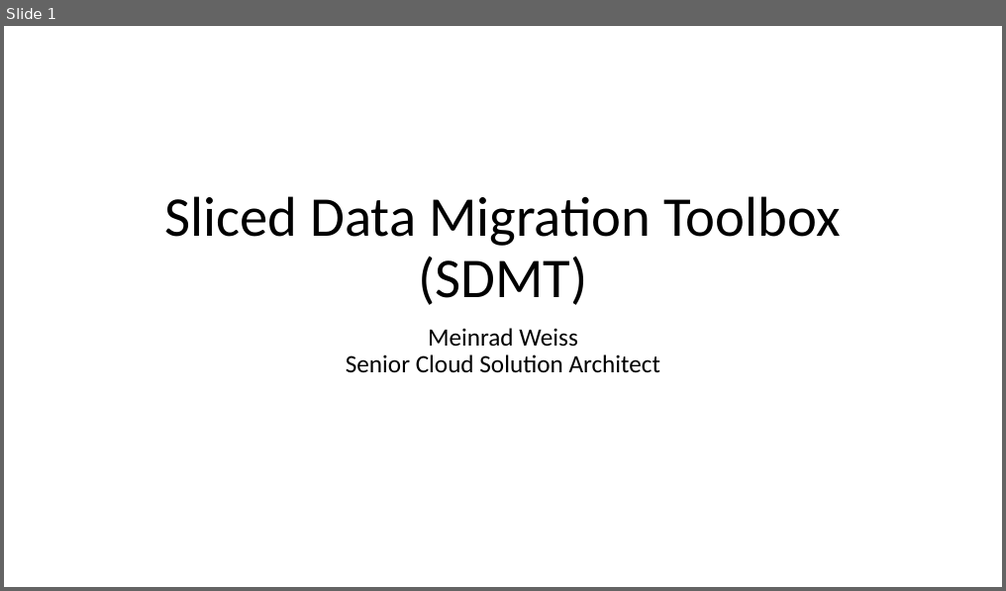
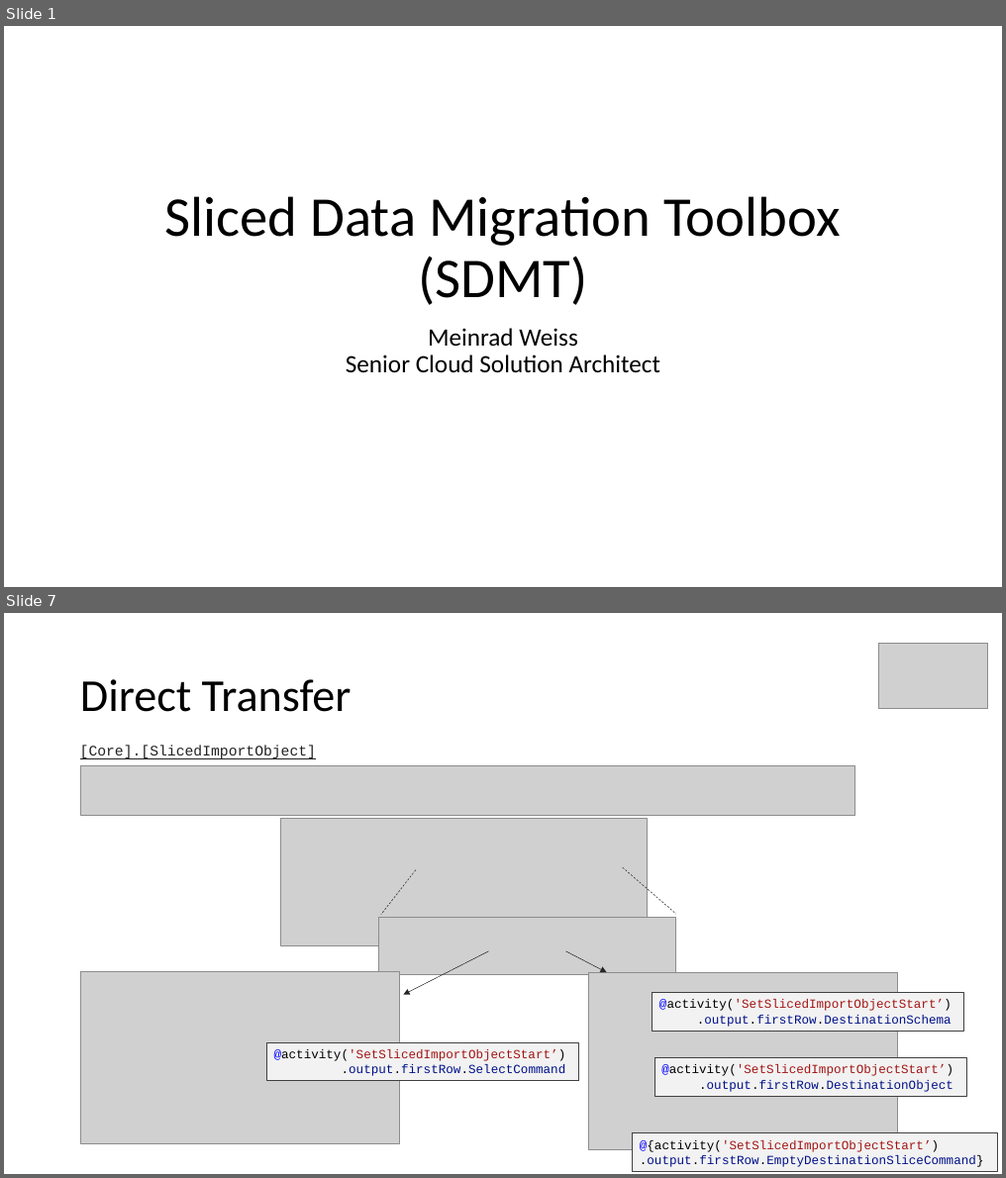
Before and after one commit to meinradweiss/SwissArmyKnife, a slide deck: docs/ADF_SynapsePipelines/PPT/SlicedDataMigrationToolbox.pptx. Shown one above the other, each under a label of ours: slide 1 before the commit, slides 1 and 7 after it; the slides between them are not shown. The pictures are 1006x591 and 1006x1178 pixels, drawn with LibreOffice and Linux fonts; fonts in the diff are those of the drawing; grey boxes stand for pictures. Boxes give left, top, right and bottom in pixels: in the first picture for what was removed or moved away, otherwise in the second. Text is boxed around its words. In the diff, an @@ line names an element or a change of style, - is before the commit and + after.

```diff
--- a/docs/ADF_SynapsePipelines/PPT/SlicedDataMigrationToolbox.pptx
+++ b/docs/ADF_SynapsePipelines/PPT/SlicedDataMigrationToolbox.pptx
@@ slide 7 added at <box>4,613,1002,1174</box>, background #FFFFFF @@
@@ picture added at <box>879,643,988,709</box> @@
@@ title added at <box>80,679,351,712</box>, 44 pt, text #000000 @@
+Direct Transfer
@@ text added at <box>80,745,316,760</box>, 14 pt, text #212121, underline @@
+[Core].[SlicedImportObject]
@@ picture added at <box>81,765,856,816</box> @@
@@ picture added at <box>281,818,648,946</box> @@
@@ line added from (416, 870) to (381, 915), #262626 0.5 pt dashed @@
@@ line added from (623, 867) to (676, 914), #262626 0.5 pt dashed @@
@@ picture added at <box>378,917,676,974</box> @@
@@ arrow added from (488, 952) to (404, 995), #262626 0.5 pt @@
@@ arrow added from (566, 952) to (607, 972), #262626 0.5 pt @@
@@ picture added at <box>81,971,399,1144</box> @@
@@ picture added at <box>589,972,897,1151</box> @@
@@ rectangle added at <box>652,993,964,1031</box>, fill #F2F2F2, outline #404040 0.5 pt, 12 pt, text #001188 @@
+@activity('SetSlicedImportObjectStart’)
+.output.firstRow.DestinationSchema
@@ rectangle added at <box>266,1043,579,1080</box>, fill #F2F2F2, outline #404040 0.5 pt, 12 pt, text #A31515 @@
+@activity('SetSlicedImportObjectStart’)
+.output.firstRow.SelectCommand
@@ rectangle added at <box>654,1059,966,1096</box>, fill #F2F2F2, outline #404040 0.5 pt, 12 pt, text #001188 @@
+@activity('SetSlicedImportObjectStart’)
+.output.firstRow.DestinationObject
@@ rectangle added at <box>632,1134,997,1170</box>, fill #F2F2F2, outline #404040 0.5 pt, 12 pt, text #001188 @@
+@{activity('SetSlicedImportObjectStart’)
+.output.firstRow.EmptyDestinationSliceCommand}
```
Also in this commit, not shown: 3 slides changed, 6 other slides added, 8 other files.
